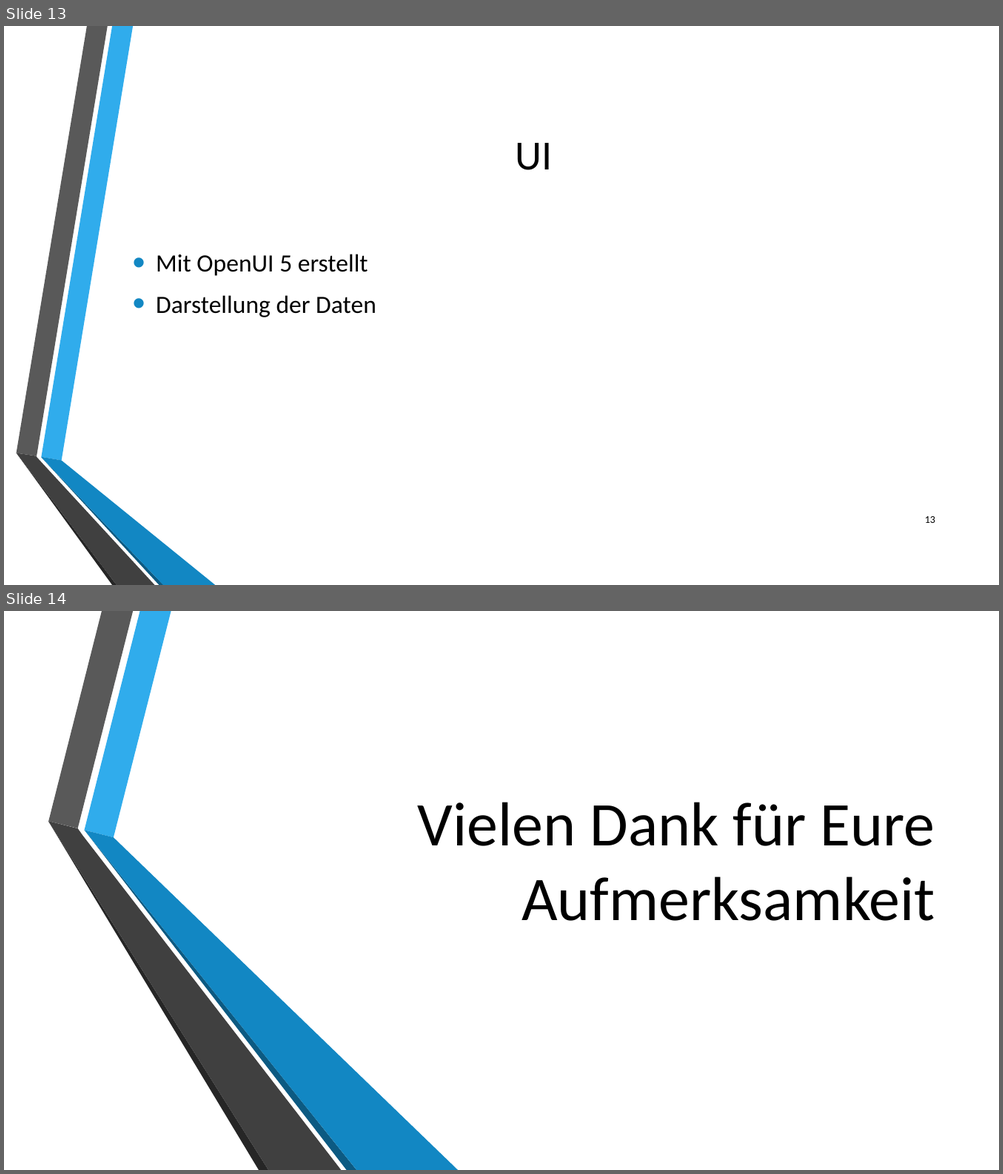
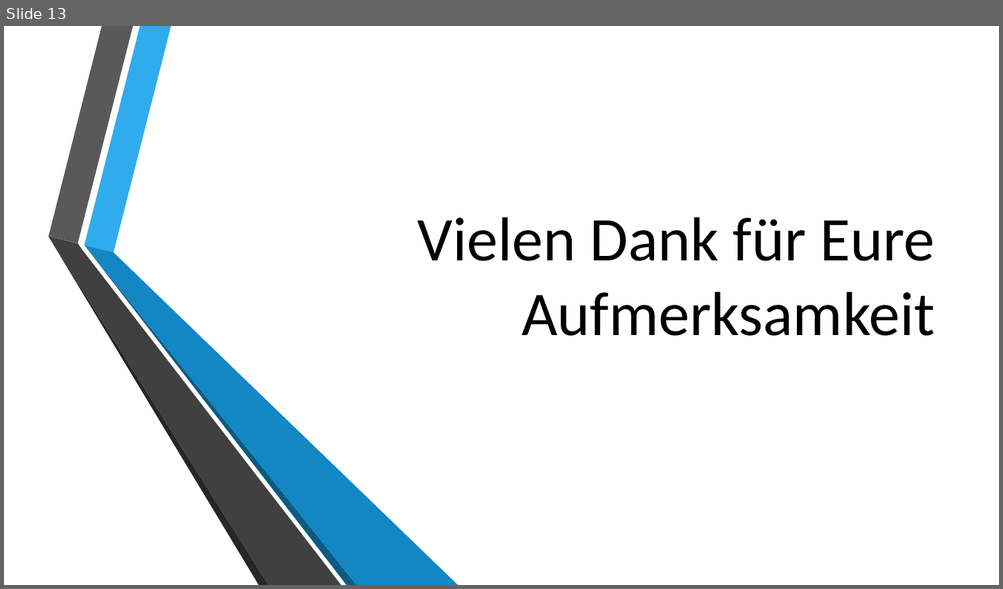
Before and after one commit to philipwagner1994/ProjectDHBW, a slide deck: Documentation/Projektpräsentationabschluss.pptx. Shown one above the other, each under a label of ours: slides 13 and 14 before the commit, slide 13 after it. The pictures are 1003x1174 and 1003x589 pixels, drawn with LibreOffice and Linux fonts; fonts in the diff are those of the drawing; background and template pictures are left out. Boxes give left, top, right and bottom in pixels: in the first picture for what was removed or moved away, otherwise in the second. Text is boxed around its words. In the diff, an @@ line names an element or a change of style, - is before the commit and + after.

```diff
--- a/Documentation/Projektpräsentationabschluss.pptx
+++ b/Documentation/Projektpräsentationabschluss.pptx
@@ slide 13 removed at (x1=4, y1=26, x2=999, y2=585), background picture (left out) @@
@@ title removed at (x1=515, y1=143, x2=552, y2=170) @@
-UI
@@ text removed at (x1=156, y1=254, x2=376, y2=318) @@
-• Mit OpenUI 5 erstellt
-• Darstellung der Daten
@@ group removed at (x1=16, y1=26, x2=215, y2=585): 6 freeform shapes @@
@@ page number removed at (x1=925, y1=517, x2=935, y2=523) @@
-13
@@ what was slide 14 is now slide 13 @@
```
Also in this commit, not shown: 3 slides changed, 9 slides added, 9 other slides removed.
